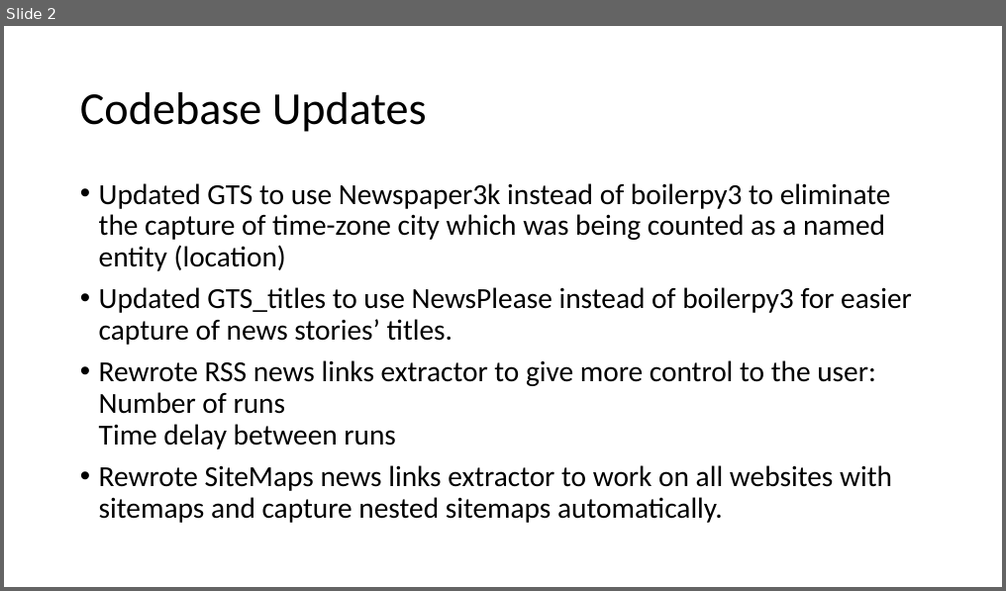
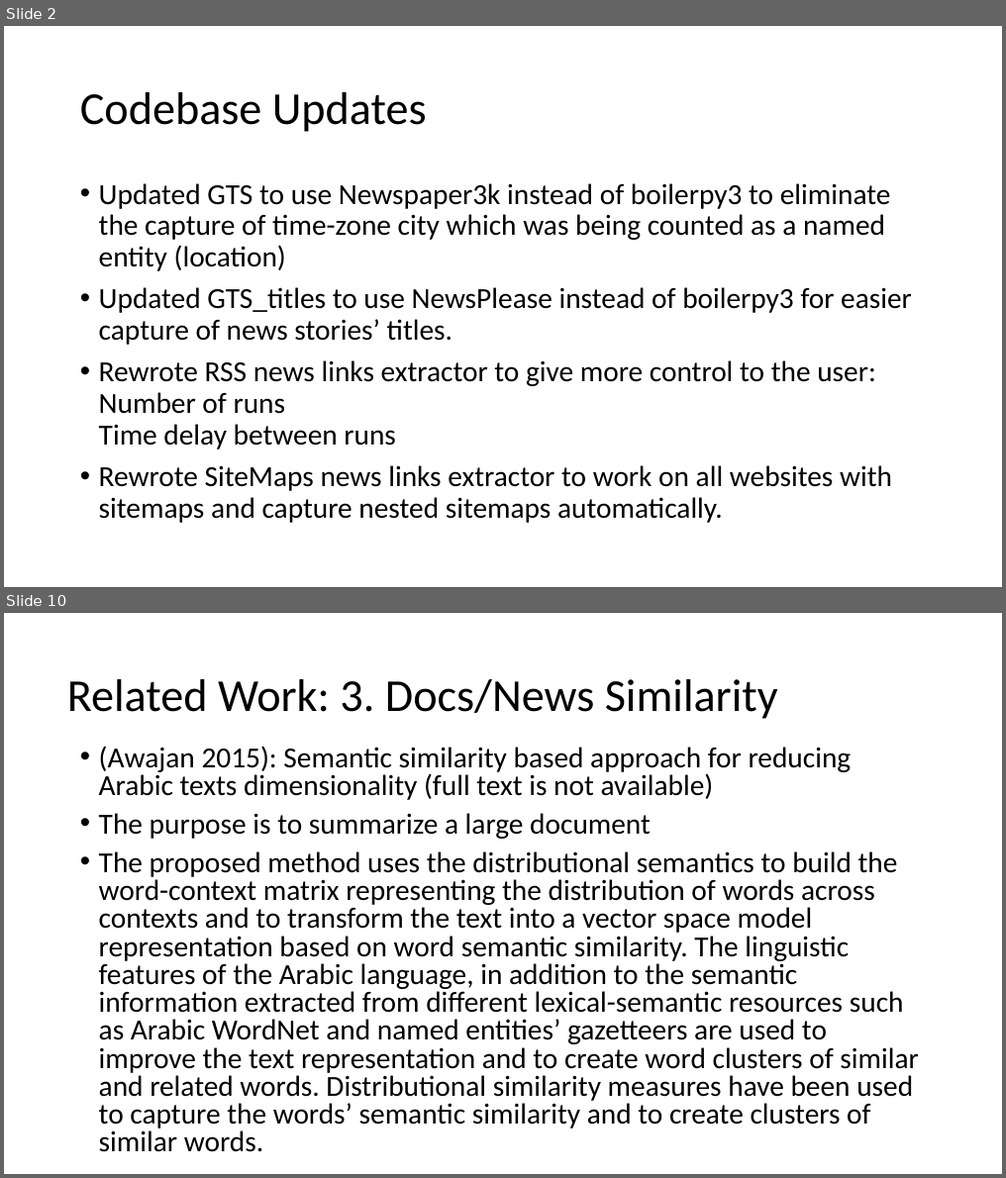
Before and after one commit to HussamHallak/TPDL2022, a slide deck: TPDL 2022 Paper Updates.pptx. Shown one above the other, each under a label of ours: slide 2 before the commit, slides 2 and 10 after it; the slides between them are not shown. The pictures are 1006x591 and 1006x1178 pixels, drawn with LibreOffice and Linux fonts; fonts in the diff are those of the drawing. Boxes give left, top, right and bottom in pixels: in the first picture for what was removed or moved away, otherwise in the second. Text is boxed around its words. In the diff, an @@ line names an element or a change of style, - is before the commit and + after.

```diff
--- a/TPDL 2022 Paper Updates.pptx
+++ b/TPDL 2022 Paper Updates.pptx
@@ slide 10 added at (x1=4, y1=613, x2=1002, y2=1174), background #FFFFFF @@
@@ title added at (x1=67, y1=679, x2=778, y2=719), 44 pt, text #000000 @@
+Related Work: 3. Docs/News Similarity
@@ text added at (x1=99, y1=746, x2=918, y2=1153), 28 pt, text #000000 @@
+• (Awajan 2015): Semantic similarity based approach for reducing Arabic texts dimensionality (full text is not available)
+• The purpose is to summarize a large document
+• The proposed method uses the distributional semantics to build the word-context matrix representing the distribution of words across contexts and to transform the text into a vector space model representation based on word semantic similarity. The linguistic features of the Arabic language, in addition to the semantic information extracted from different lexical-semantic resources such as Arabic WordNet and named entities’ gazetteers are used to improve the text representation and to create word clusters of similar and related words. Distributional similarity measures have been used to capture the words’ semantic similarity and to create clusters of similar words.
```
Also in this commit, not shown: 1 slide changed, 12 other slides added.
